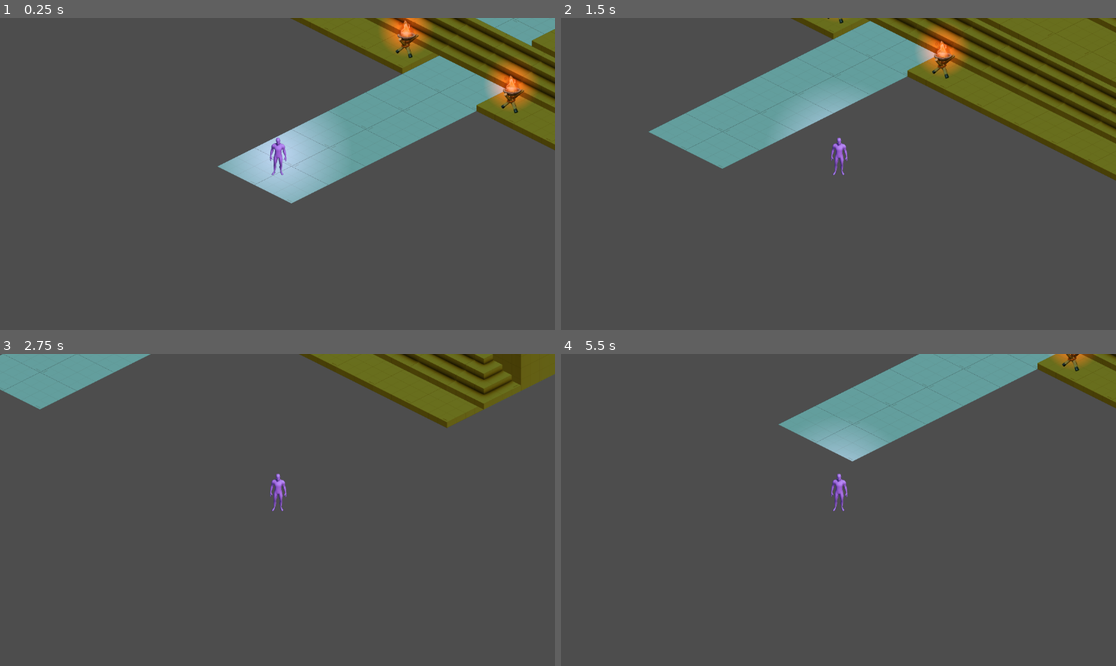
Above: before the commit, frames 1-4 (two rows, left to right).
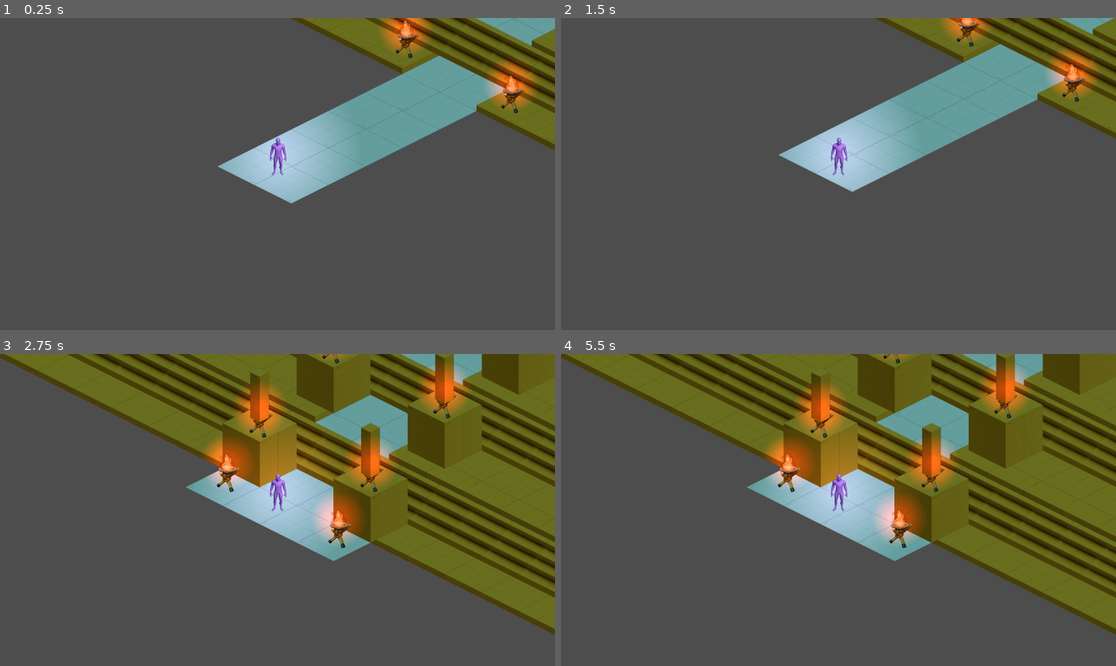
Above: after the commit, the same moments.

Repository: BettiFei/LevelDesignHades
Game: Godot game, scene res://Scenes/level_entrance.tscn
Two runs of this game, one before a commit and one after it. Both use one fixed random seed, a clock stepped at 60 frames per second and the inputs below.
Inputs:
- Up to frame 1 (0.25 s): no input
- Up to frame 2 (1.5 s): tap Enter at 0.5 s; hold D (move_right) 0.53-1.28 s; hold 4 (four, bound only after the commit) 0.53-1.28 s; tap 1 (one, bound only after the commit) at 0.8, 1.35 s; hold S (move_down) from 1.28 s (still down)
- Up to frame 3 (2.75 s): tap 3 (three, bound only after the commit) at 1.55 s; release S (move_down) at 2.03 s; hold D (move_right) from 2.03 s (still down); hold 3 (three, bound only after the commit) from 2.03 s (still down); tap 2 (two, bound only after the commit) at 2.3 s
- Up to frame 4 (5.5 s): release D (move_right) at 2.78 s; release 3 (three, bound only after the commit) at 2.78 s; hold W (move_up) 2.78-3.53 s; tap 2 (two, bound only after the commit) at 2.85, 5.3 s; tap 4 (four, bound only after the commit) at 3.05 s; hold 4 (four, bound only after the commit) 3.53-4.28 s; hold A (move_left) 3.53-5.03 s; tap 1 (one, bound only after the commit) at 3.8, 4.35 s; tap 3 (three, bound only after the commit) at 4.55 s; hold S (move_down) from 5.03 s (still down); hold 3 (three, bound only after the commit) from 5.03 s (still down)

The runs differ from the first frame. In frame 2, 27% of the frame differs, in the area x 15-100%, y 0-56%; in frame 3, 47%, in the area x 0-100%, y 0-90%; in frame 4, 47%.
Error after the commit: Cannot call method 'change_scene_to_file' on a null value. (res://Scripts/player.gd:60)

Commit message:
Add shortcuts for level navigation

Diff:
--- a/Scenes/player.tscn
+++ b/Scenes/player.tscn
@@ -106,7 +106,7 @@
 
 [node name="PointLight2D" type="PointLight2D" parent="."]
 position = Vector2(1, -67)
-scale = Vector2(8, 8)
+scale = Vector2(9, 9)
 color = Color(1, 0.63529414, 1, 1)
 energy = 0.4
 texture = SubResource("GradientTexture2D_tx1dd")
--- a/Scripts/player.gd
+++ b/Scripts/player.gd
@@ -8,6 +8,7 @@
 
 func _physics_process(_delta: float) -> void:
 	move()
+	teleport()
 	if Input.is_action_pressed("quit"):
 		get_tree().quit()
 
@@ -24,3 +25,38 @@
 		camera.lock_camera(true)
 	else:
 		camera.lock_camera(false)
+
+func teleport() -> void:
+
+	# Level Entrance: LevelEntrance:<Node2D#43201332615>
+	# Temple District: TempleDistrict:<Node2D#43956307335>
+	# Boss Arena: FinalBossArena:<Node2D#43352327559>
+	# Level Exit: LevelExit:<Node2D#43234887047>
+
+	var active_scene = str(get_tree().current_scene)
+
+	if Input.is_action_pressed("one"):
+		if active_scene != "LevelEntrance:<Node2D#43201332615>":
+			get_tree().change_scene_to_file("res://Scenes/level_entrance.tscn")
+			#print("Can teleport.")
+		else:
+			get_tree().reload_current_scene()
+			#print("Already there.")
+
+	if Input.is_action_pressed("two"):
+		if active_scene != "TempleDistrict:<Node2D#43956307335>":
+			get_tree().change_scene_to_file("res://Scenes/temple_district.tscn")
+		else:
+			get_tree().reload_current_scene()
+
+	if Input.is_action_pressed("three"):
+		if active_scene != "FinalBossArena:<Node2D#43352327559>":
+			get_tree().change_scene_to_file("res://Scenes/final_boss_arena.tscn")
+		else:
+			get_tree().reload_current_scene()
+
+	if Input.is_action_pressed("four"):
+		if active_scene != "LevelExit:<Node2D#43234887047>":
+			get_tree().change_scene_to_file("res://Scenes/level_exit.tscn")
+		else:
+			get_tree().reload_current_scene()
--- a/project.godot
+++ b/project.godot
@@ -54,3 +54,23 @@
 "events": [Object(InputEventKey,"resource_local_to_scene":false,"resource_name":"","device":-1,"window_id":0,"alt_press …(195 unchanged characters)…
 ]
 }
+one={
+"deadzone": 0.2,
+"events": [Object(InputEventKey,"resource_local_to_scene":false,"resource_name":"","device":-1,"window_id":0,"alt_pressed":false,"shift_pressed":false,"ctrl_pressed":false,"meta_pressed":false,"pressed":false,"keycode":0,"physical_keycode":49,"key_label":0,"unicode":49,"location":0,"echo":false,"script":null)
+]
+}
+two={
+"deadzone": 0.2,
+"events": [Object(InputEventKey,"resource_local_to_scene":false,"resource_name":"","device":-1,"window_id":0,"alt_pressed":false,"shift_pressed":false,"ctrl_pressed":false,"meta_pressed":false,"pressed":false,"keycode":0,"physical_keycode":50,"key_label":0,"unicode":50,"location":0,"echo":false,"script":null)
+]
+}
+three={
+"deadzone": 0.2,
+"events": [Object(InputEventKey,"resource_local_to_scene":false,"resource_name":"","device":-1,"window_id":0,"alt_pressed":false,"shift_pressed":false,"ctrl_pressed":false,"meta_pressed":false,"pressed":false,"keycode":0,"physical_keycode":51,"key_label":0,"unicode":51,"location":0,"echo":false,"script":null)
+]
+}
+four={
+"deadzone": 0.2,
+"events": [Object(InputEventKey,"resource_local_to_scene":false,"resource_name":"","device":-1,"window_id":0,"alt_pressed":false,"shift_pressed":false,"ctrl_pressed":false,"meta_pressed":false,"pressed":false,"keycode":0,"physical_keycode":52,"key_label":0,"unicode":52,"location":0,"echo":false,"script":null)
+]
+}
